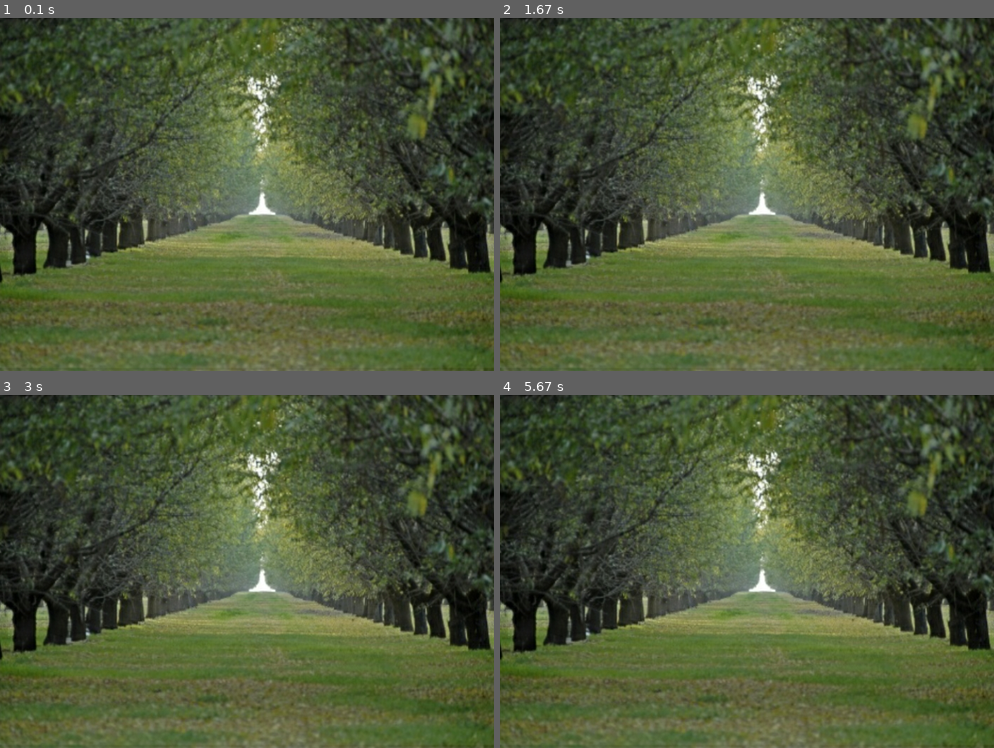
Above: before the commit, frames 1-4 (two rows, left to right).
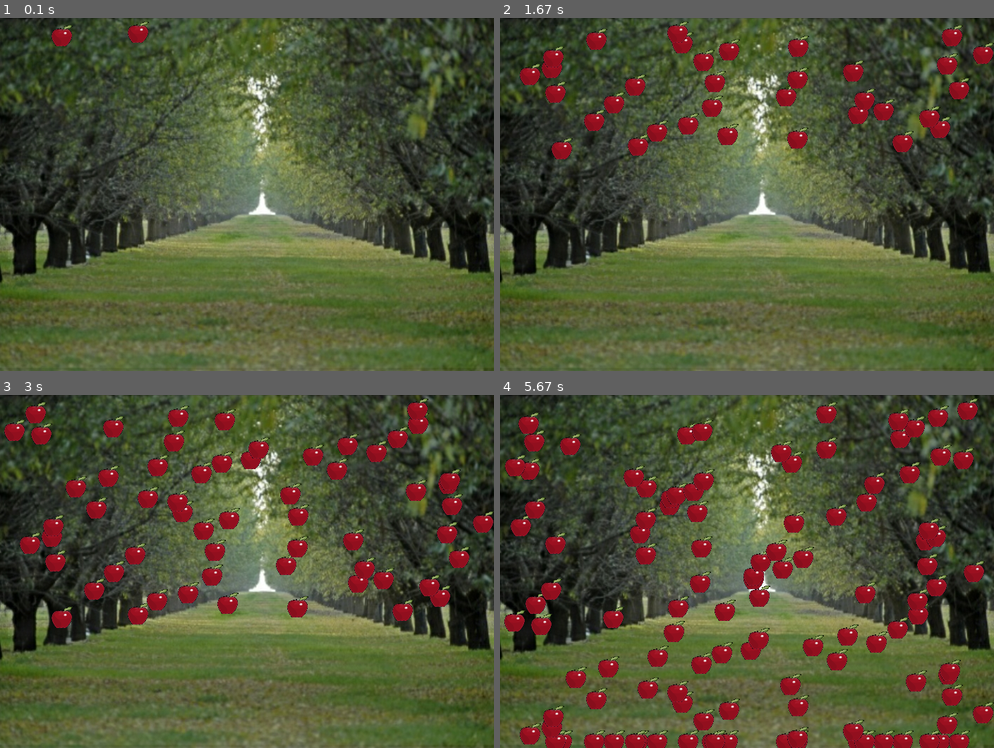
Above: after the commit, the same moments.

Repository: Carine-SHS-Digital-Tech/dodge-pygame-sussy-baka420
Game: pygame game, started from main.py
Two runs of this game, one before a commit and one after it. Both use one fixed random seed, a clock stepped at 60 frames per second and the inputs below.
Inputs:
- Up to frame 1 (0.1 s): no input
- Up to frame 2 (1.67 s): no input
- Up to frame 3 (3 s): no input
- Up to frame 4 (5.67 s): no input

The runs differ from the first frame. In frame 1, 0.4% of the frame differs, in the area x 10-31%, y 1-8%; in frame 2, 6.1%; in frame 3, 11%; in frame 4, 18%, in the area x 0-100%, y 1-100%.

Commit message:
added falling apple code

Diff:
--- a/main.py
+++ b/main.py
@@ -5,10 +5,12 @@
 # Define Classes (sprites) here
 
 pygame.init()                           # Pygame is initialised (starts running)
+
+
 class FallingObject(pygame.sprite.Sprite):
     def __init__(self):
         pygame.sprite.Sprite.__init__(self)
-        self.timecreated = pygame.time.get.ticks()
+        self.timecreated = pygame.time.get_ticks()
         self.image = pygame.Surface([30, 30])
         self.image.set_colorkey(black)
 
@@ -16,9 +18,15 @@
         self.rect.x = random.randint(0, 670)
         self.rect.y = 0
 
-    def setImage(selfself,graphicSelected):
-        fallingObjectsImage = pygame.image.load(grapicsSelected)
-        self.image.blit(fallingObjectsImage,(0,0))
+    def setImage(self, graphicSelected):
+        fallingObjectsImage = pygame.image.load(graphicSelected)
+        self.image.blit(fallingObjectsImage, (0, 0))
+
+    def moveFallingObjects(self, distance):
+        if self.rect.y <= 470:
+            self.rect.y = self.rect.y + distance
+
+
 screen = pygame.display.set_mode([700, 500])  # Set the width and height of the screen [width,height]
 pygame.display.set_caption("My Game")
 background_image = pygame.image.load("OrchardBackground.jpg").convert()
@@ -28,7 +36,7 @@
 white = (255, 255, 255)                 # used throughout the game instead of using rgb values.
 
 # Define additional Functions and Procedures here
-
+allFallingObjects = pygame.sprite.Group()
 # -------- Main Program Loop -----------
 while done == False:
 
@@ -37,8 +45,17 @@
             done = True                     # Flag that we are done so we exit this loop
 
     # Update sprites here
+    nextObject = FallingObject()
+    nextObject.setImage("Apple.png")
+
+    allFallingObjects.add(nextObject)
+
+    for eachObject in (allFallingObjects.sprites()):
+        eachObject.moveFallingObjects(5)
+
     screen.blit(background_image, [0, 0])
-    pygame.display.flip()                   # Go ahead and update the screen with what we've drawn.
+    allFallingObjects.draw(screen)
+    pygame.display.flip()   # Go ahead and update the screen with what we've drawn.
     clock.tick(20)                          # Limit to 20 frames per second
 
 pygame.quit()                               # Close the window and quit.
